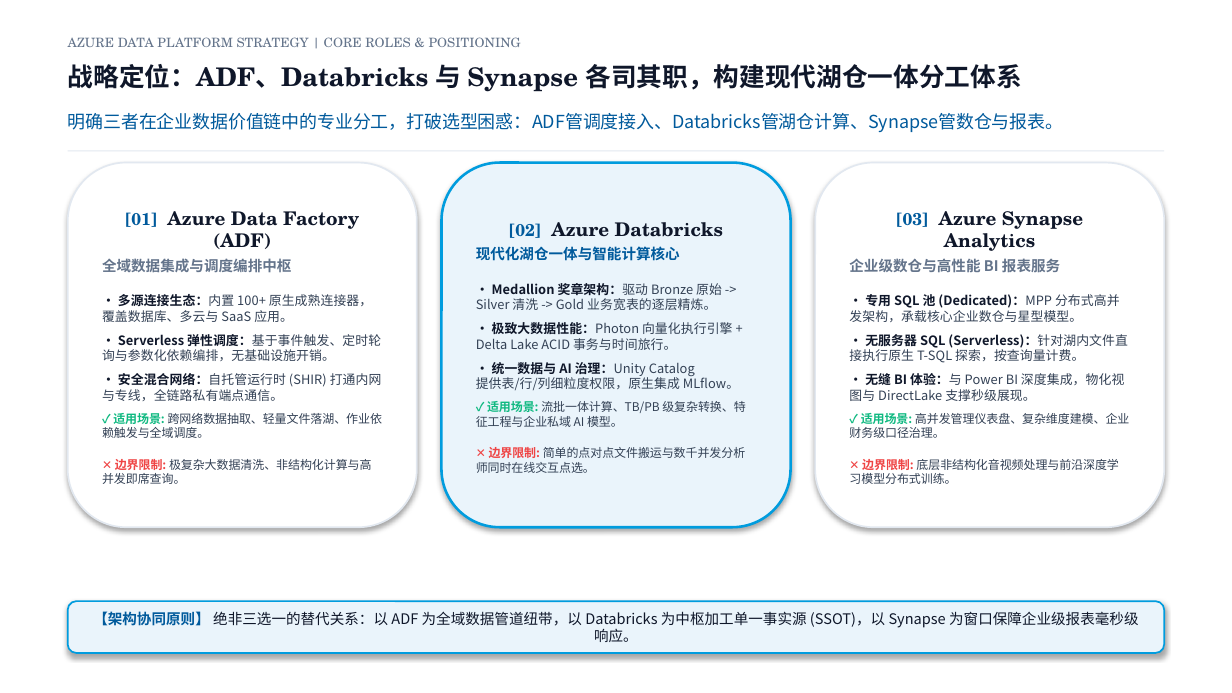
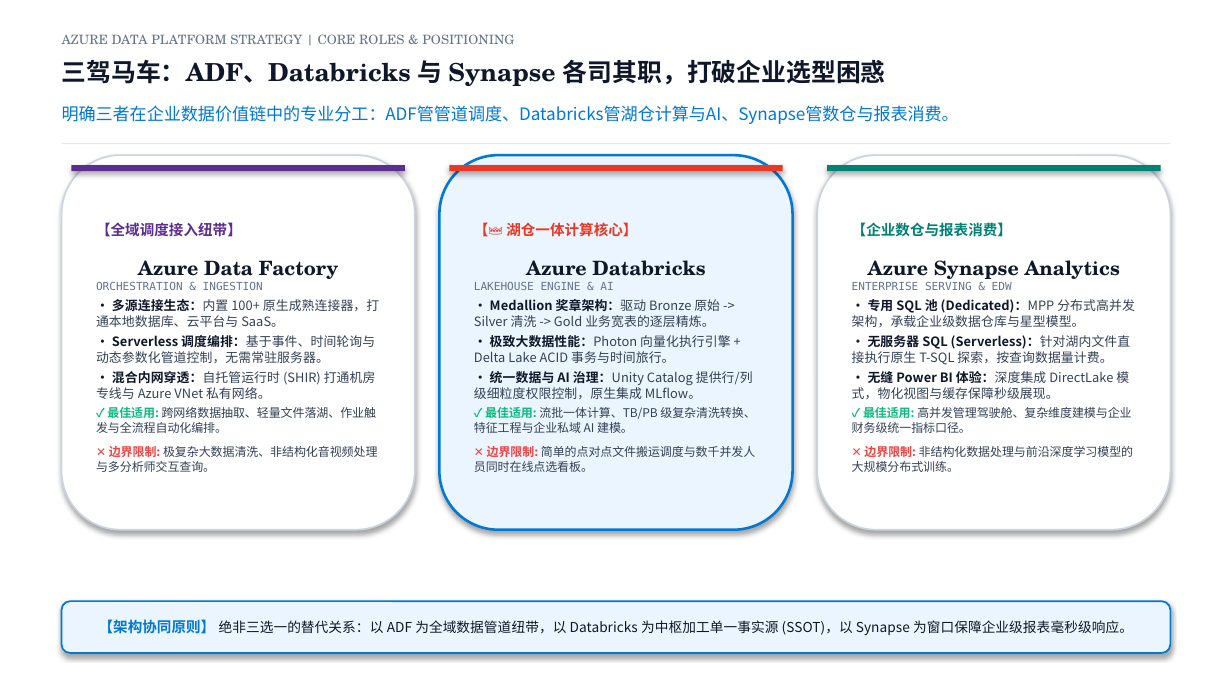
Before and after one commit to GoLangCJava/ppt, a slide deck: slide 2 of Azure_Databricks_ADF_Synapse_Architecture.pptx. Drawn at 1232x693 pixels with LibreOffice and Linux fonts; fonts in the diff are those of the drawing. Boxes give left, top, right and bottom in pixels: in the first picture for what was removed or moved away, otherwise in the second. Text is boxed around its words. In the diff, an @@ line names an element or a change of style, - is before the commit and + after.

Commit message:
Elevate design creativity: Modernized Azure architecture deck with rich brand palettes, visual blueprints, and zero-overlap layout

```diff
--- a/Azure_Databricks_ADF_Synapse_Architecture.pptx
+++ b/Azure_Databricks_ADF_Synapse_Architecture.pptx
@@ text "AZURE DATA PLATFORM STRATEGY | ..." moved from (x1=68, y1=37, x2=521, y2=47) to (x1=62, y1=34, x2=514, y2=44) @@
@@ text at (x1=62, y1=59, x2=886, y2=86): text changed; size 15 to 14.5 pt @@
-战略定位：ADF、Databricks 与 Synapse 各司其职，构建现代湖仓一体分工体系
+三驾马车：ADF、Databricks 与 Synapse 各司其职，打破企业选型困惑
@@ text at (x1=62, y1=105, x2=959, y2=124): text changed; size 10.5 to 10 pt; text colour #005A9C to #0078D4 @@
-明确三者在企业数据价值链中的专业分工，打破选型困惑：ADF管调度接入、Databricks管湖仓计算、Synapse管数仓与报表。
+明确三者在企业数据价值链中的专业分工：ADF管管道调度、Databricks管湖仓计算与AI、Synapse管数仓与报表消费。
@@ rectangle resized from (x1=68, y1=150, x2=1164, y2=152) to (x1=62, y1=143, x2=1170, y2=144) @@
@@ rounded rectangle "【全域调度接入纽带】" resized from (x1=68, y1=163, x2=416, y2=527) to (x1=62, y1=155, x2=415, y2=530) @@
@@ rounded rectangle "【全域调度接入纽带】" at (x1=62, y1=155, x2=415, y2=530): outline #E2E8F0 1 pt to #CBD5E1 1 pt @@
@@ rectangle added at (x1=71, y1=165, x2=405, y2=171), fill #5C2D91 @@
@@ rounded rectangle "【👑 湖仓一体计算核心】" resized from (x1=441, y1=163, x2=790, y2=527) to (x1=440, y1=155, x2=793, y2=530) @@
@@ rounded rectangle "【👑 湖仓一体计算核心】" at (x1=440, y1=155, x2=793, y2=530): fill #EAF4FB to #EBF5FF; outline #009CDE 1.5 pt to #0078D4 1.5 pt @@
@@ rectangle added at (x1=450, y1=165, x2=784, y2=171), fill #EA3824 @@
@@ rounded rectangle "【企业数仓与报表消费】" at (x1=817, y1=155, x2=1170, y2=530): outline #E2E8F0 1 pt to #CBD5E1 1 pt @@
@@ rounded rectangle "【企业数仓与报表消费】" resized from (x1=816, y1=163, x2=1164, y2=527) to (x1=817, y1=155, x2=1170, y2=530) @@
@@ rectangle added at (x1=827, y1=165, x2=1161, y2=171), fill #008272 @@
@@ text in rounded rectangle at (x1=96, y1=222, x2=379, y2=472): text changed @@
-[01] Azure Data Factory (ADF)
-全域数据集成与调度编排中枢
-• 多源连接生态：内置 100+ 原生成熟连接器，覆盖数据库、多云与 SaaS 应用。
-• Serverless 弹性调度：基于事件触发、定时轮询与参数化依赖编排，无基础设施开销。
-• 安全混合网络：自托管运行时 (SHIR) 打通内网与专线，全链路私有端点通信。
-✓ 适用场景: 跨网络数据抽取、轻量文件落湖、作业依赖触发与全域调度。
-✕ 边界限制: 极复杂大数据清洗、非结构化计算与高并发即席查询。
+【全域调度接入纽带】
+Azure Data Factory
+ORCHESTRATION & INGESTION
+• 多源连接生态：内置 100+ 原生成熟连接器，打通本地数据库、云平台与 SaaS。
+• Serverless 调度编排：基于事件、时间轮询与动态参数化管道控制，无需常驻服务器。
+• 混合内网穿透：自托管运行时 (SHIR) 打通机房专线与 Azure VNet 私有网络。
+✓ 最佳适用: 跨网络数据抽取、轻量文件落湖、作业触发与全流程自动化编排。
+✕ 边界限制: 极复杂大数据清洗、非结构化音视频处理与多分析师交互查询。
@@ text in rounded rectangle at (x1=474, y1=222, x2=705, y2=290): text changed; size 11 to 6.5 pt; font TeX Gyre Schola to DejaVu Sans Mono; text colour #005A9C to #64748B @@
-[02] Azure Databricks
-现代化湖仓一体与智能计算核心
+【👑 湖仓一体计算核心】
+Azure Databricks
+LAKEHOUSE ENGINE & AI
@@ text in rounded rectangle at (x1=852, y1=222, x2=1135, y2=472): text changed @@
-[03] Azure Synapse Analytics
-企业级数仓与高性能 BI 报表服务
-• 专用 SQL 池 (Dedicated)：MPP 分布式高并发架构，承载核心企业数仓与星型模型。
-• 无服务器 SQL (Serverless)：针对湖内文件直接执行原生 T-SQL 探索，按查询量计费。
-• 无缝 BI 体验：与 Power BI 深度集成，物化视图与 DirectLake 支撑秒级展现。
-✓ 适用场景: 高并发管理仪表盘、复杂维度建模、企业财务级口径治理。
-✕ 边界限制: 底层非结构化音视频处理与前沿深度学习模型分布式训练。
+【企业数仓与报表消费】
+Azure Synapse Analytics
+ENTERPRISE SERVING & EDW
+• 专用 SQL 池 (Dedicated)：MPP 分布式高并发架构，承载企业级数据仓库与星型模型。
+• 无服务器 SQL (Serverless)：针对湖内文件直接执行原生 T-SQL 探索，按查询数据量计费。
+• 无缝 Power BI 体验：深度集成 DirectLake 模式，物化视图与缓存保障秒级展现。
+✓ 最佳适用: 高并发管理驾驶舱、复杂维度建模与企业财务级统一指标口径。
+✕ 边界限制: 非结构化数据处理与前沿深度学习模型的大规模分布式训练。
@@ text in rounded rectangle at (x1=474, y1=299, x2=730, y2=363): less space between paragraphs @@
@@ text in rounded rectangle at (x1=474, y1=371, x2=755, y2=472): text changed @@
-• 统一数据与 AI 治理：Unity Catalog 提供表/行/列细粒度权限，原生集成 MLflow。
-✓ 适用场景: 流批一体计算、TB/PB 级复杂转换、特征工程与企业私域 AI 模型。
-✕ 边界限制: 简单的点对点文件搬运与数千并发分析师同时在线交互点选。
+• 统一数据与 AI 治理：Unity Catalog 提供行/列级细粒度权限控制，原生集成 MLflow。
+✓ 最佳适用: 流批一体计算、TB/PB 级复杂清洗转换、特征工程与企业私域 AI 建模。
+✕ 边界限制: 简单的点对点文件搬运调度与数千并发人员同时在线点选看板。
@@ rounded rectangle "【架构协同原则】 绝非三选一的替代关系：以 ADF 为全域数据管道纽带，以 Databricks ..." resized from (x1=68, y1=601, x2=1164, y2=653) to (x1=62, y1=601, x2=1170, y2=653) @@
@@ rounded rectangle "【架构协同原则】 绝非三选一的替代关系：以 ADF 为全域数据管道纽带，以 Databricks ..." at (x1=62, y1=601, x2=1170, y2=653): size 8.5 to 8 pt; text colour #005A9C to #0078D4 in "【架构协同原则】"; fill #EAF4FB to #EBF5FF; outline #009CDE 1 pt to #0078D4 1 pt @@
```
Also in this commit, not shown: 3 other slides changed, 1 slide added, 2 slides removed, 2 other files.
